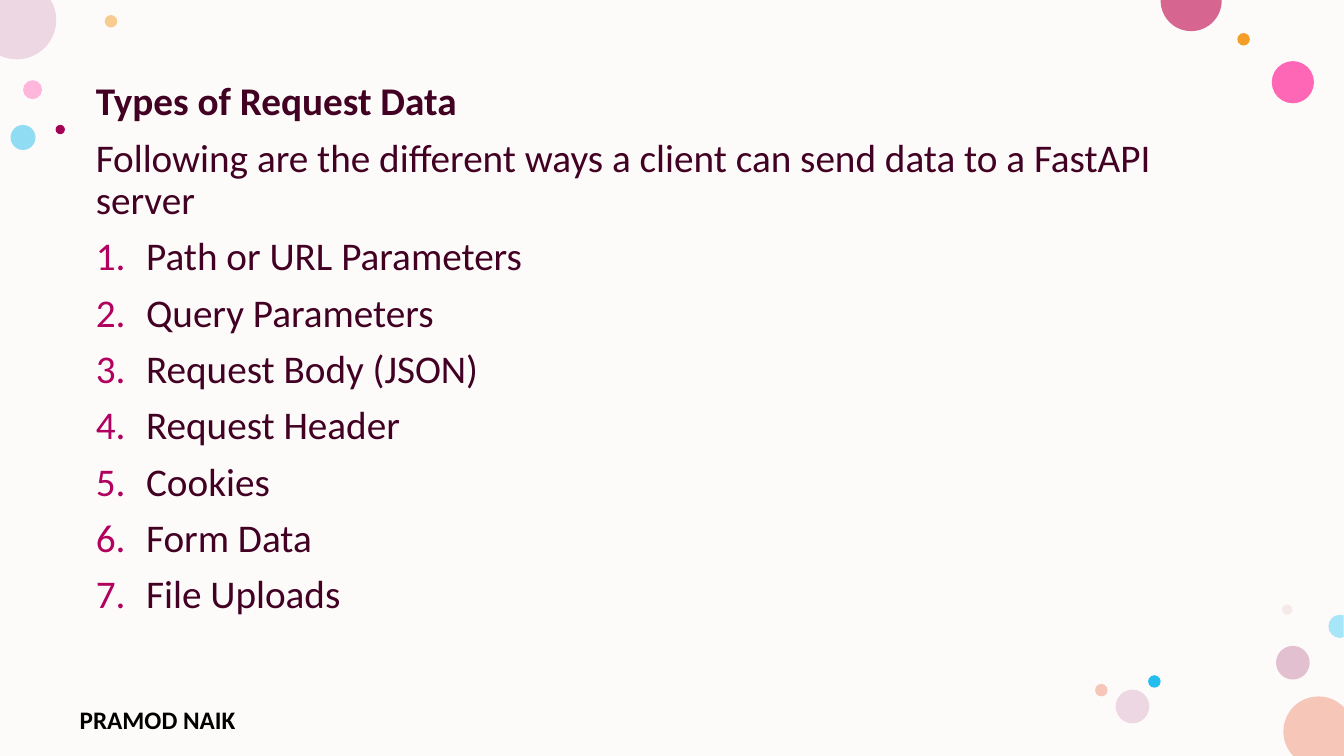
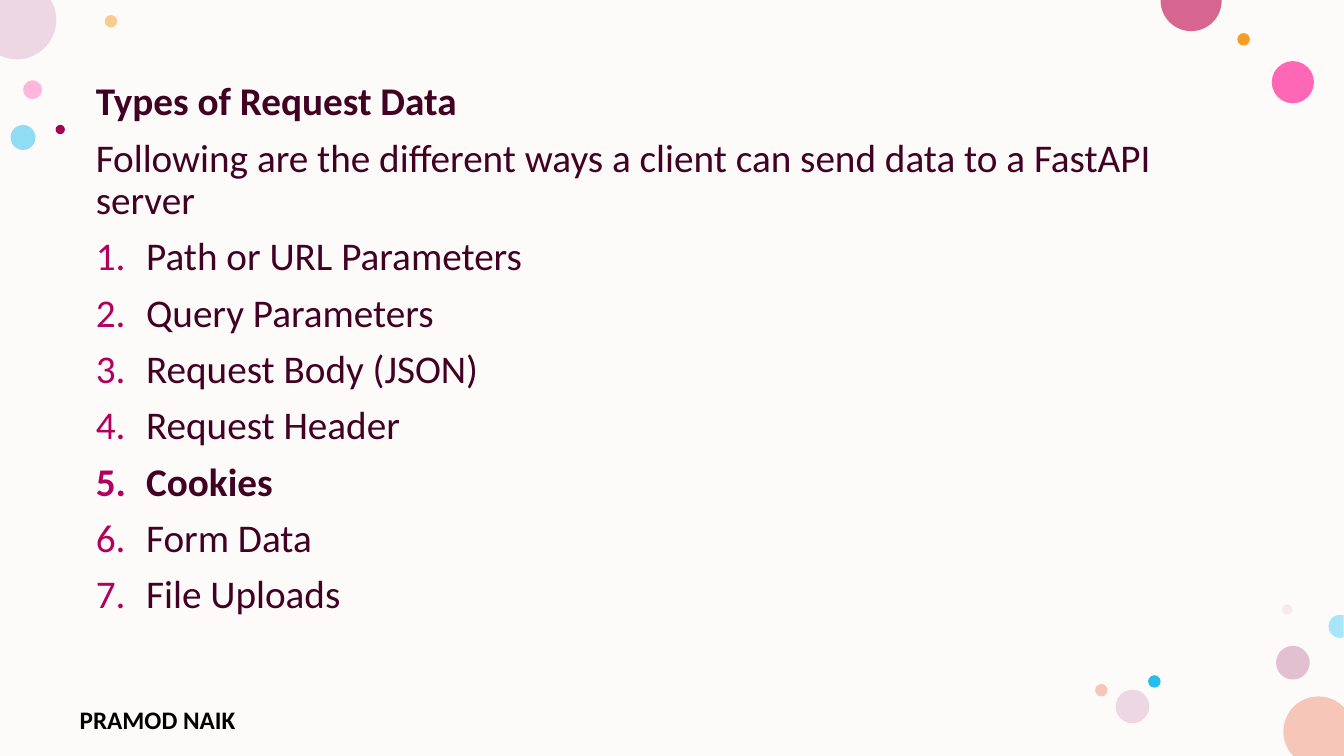
Before and after one commit to PRAMODNAIK-DEV/Backend-Dev-using-Python-FastAPI, a slide deck: slide 11 of FastAPI/FastAPI- Intermediate.pptx. Drawn at 1344x756 pixels with LibreOffice and Linux fonts; fonts in the diff are those of the drawing; background and template pictures are left out. Boxes give left, top, right and bottom in pixels: in the first picture for what was removed or moved away, otherwise in the second. Text is boxed around its words. In the diff, an @@ line names an element or a change of style, - is before the commit and + after.

```diff
--- a/FastAPI/FastAPI- Intermediate.pptx
+++ b/FastAPI/FastAPI- Intermediate.pptx
@@ text at (x1=146, y1=468, x2=272, y2=497): bold on in "Cookies" @@
```
Also in this commit, not shown: 1 other slide changed, 18 slides added, 3 other files.
